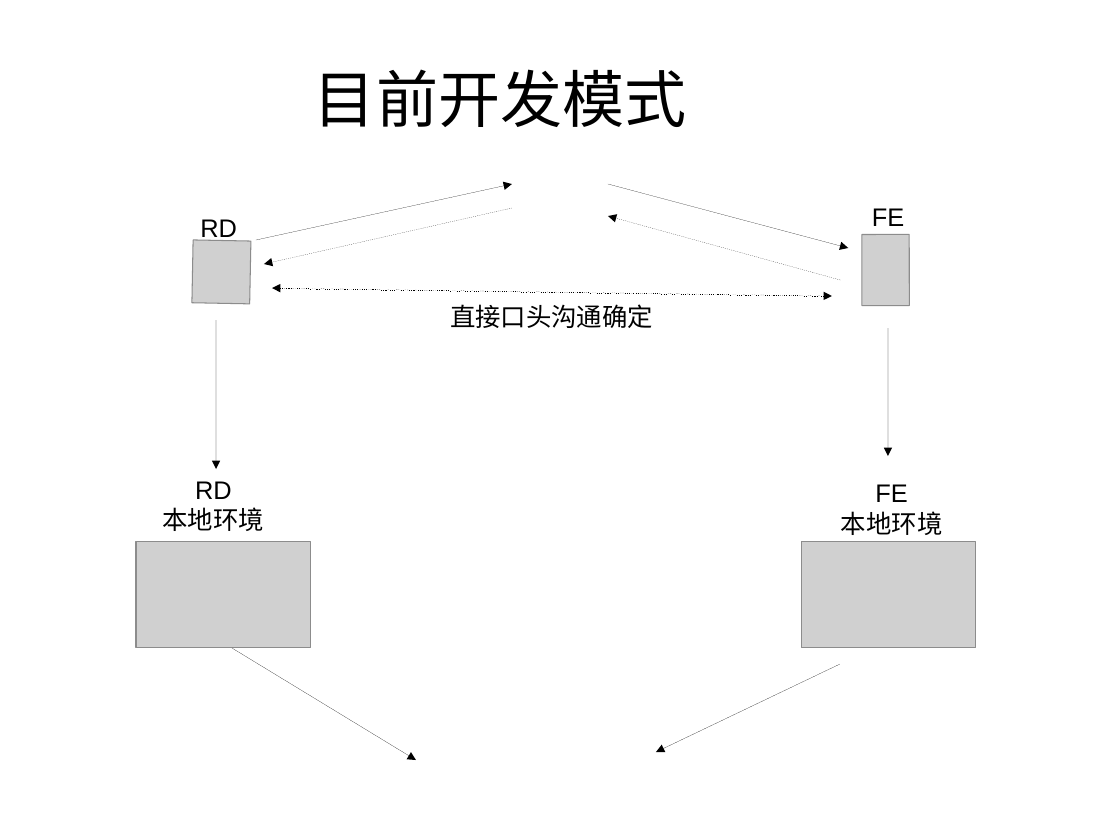
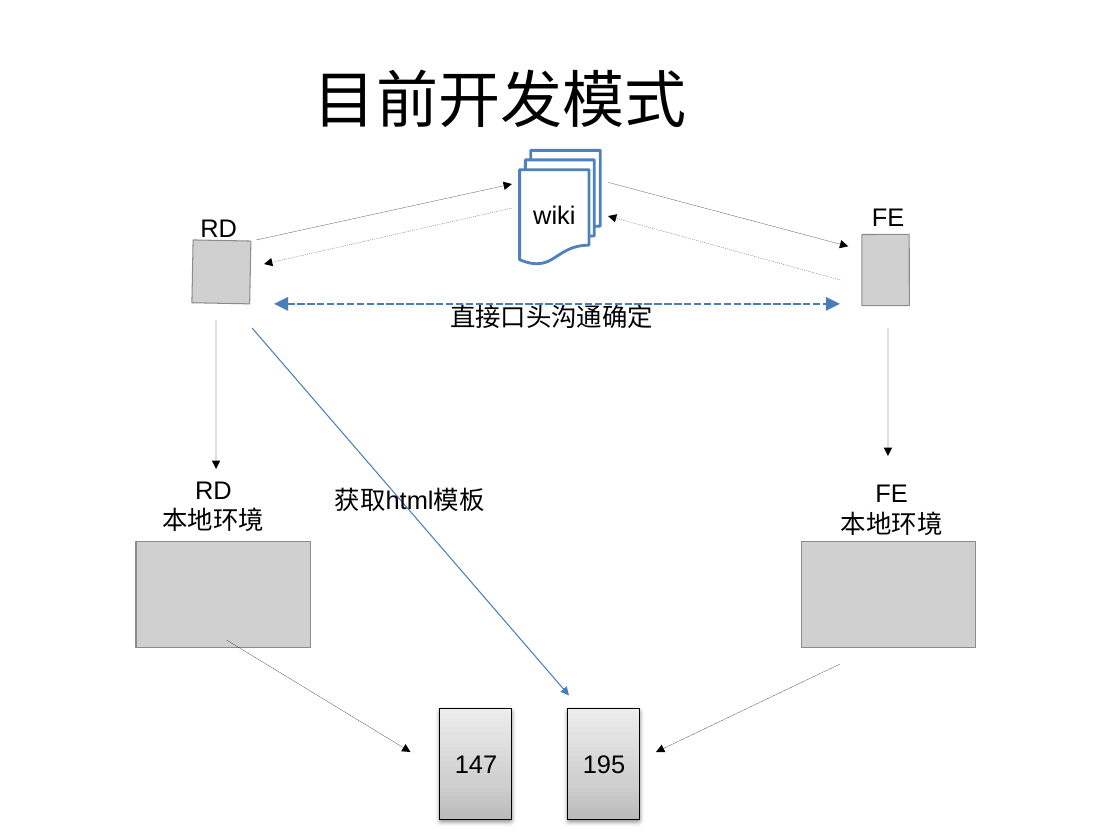
Before and after one commit to RK-WJW/RK, a slide deck: slide 1 of dd/1.pptx. Drawn at 1120x840 pixels with LibreOffice and Linux fonts; fonts in the diff are those of the drawing; grey boxes stand for pictures. Boxes give left, top, right and bottom in pixels: in the first picture for what was removed or moved away, otherwise in the second. Text is boxed around its words. In the diff, an @@ line names an element or a change of style, - is before the commit and + after.

```diff
--- a/dd/1.pptx
+++ b/dd/1.pptx
@@ flow chart multidocument added at [519, 150, 600, 264], fill #FFFFFF, outline #4F81BD 2 pt, 18 pt, text #000000 @@
+wiki
@@ arrow added from (252, 328) to (569, 695), #4B7EBC 0.75 pt @@
@@ double arrow moved from (272, 288) - (832, 296) to (274, 304) - (841, 304) @@
@@ double arrow (274, 304) - (841, 304): stroke #000000 0.75 pt to #4B7EBC 1.75 pt dashed @@
@@ text added at [335, 483, 485, 516], 18 pt, text #000000 @@
+获取html模板
@@ arrow moved from (232, 648) - (416, 760) to (227, 640) - (411, 752) @@
@@ rectangle added at [440, 708, 512, 819], fill gradient #BDBDBD to #D1D1D1 to #EEEEEE, outline #000000 0.75 pt, 18 pt, text #000000 @@
+147
@@ rectangle added at [568, 708, 640, 819], fill gradient #BDBDBD to #D1D1D1 to #EEEEEE, outline #000000 0.75 pt, 18 pt, text #000000 @@
+195
```
Also in this commit, not shown: 2 other slides changed, 3 slides added, 1 slide removed.
